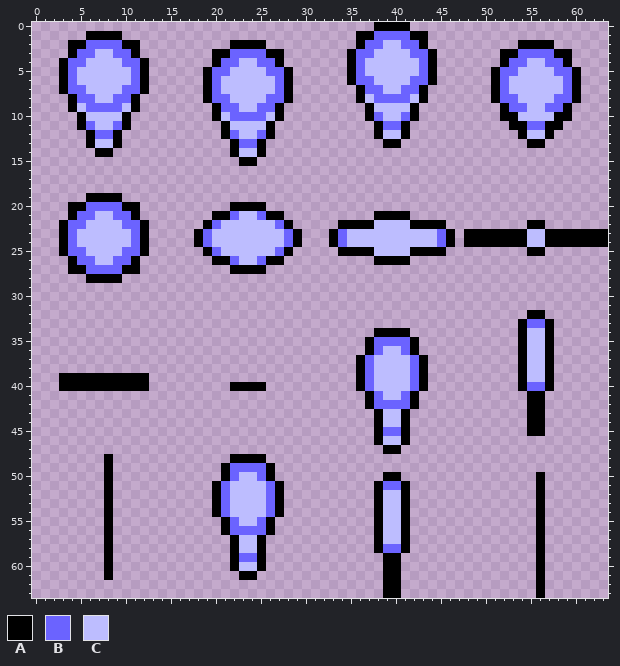
One commit to this pixel-art sprite: Assets/Graphics/Sprites/Collectible/Nanoblip/Nanoblip.png. Above: the version before the commit.
The file is 64x64 pixels.
Palette (. is transparent): A #000000  B #6b63ff  C #bdbdff
Pixels before, first column x 3:
 0 ...................................AAAA......................
 1 ...AAAA..........................AABBBBAA....................
 2 .AABBBBAA..........AAAA..........ABBCCBBA..........AAAA......
 3 .ABBCCBBA........AABBBBAA.......ABBCCCCBBA.......AABBBBAA....
 4 ABBCCCCBBA.......ABBCCBBA.......ABCCCCCCBA.......ABBCCBBA....
 5 ABCCCCCCBA......ABBCCCCBBA......ABCCCCCCBA......ABBCCCCBBA...
 6 ABCCCCCCBA......ABCCCCCCBA......ABBCCCCBBA......ABCCCCCCBA...
 7 ABBCCCCBBA......ABCCCCCCBA.......ABBCCBBA.......ABCCCCCCBA...
 8 .ABBCCBBA.......ABBCCCCBBA.......ACBBBBCA.......ABBCCCCBBA...
 9 .ACBBBBCA........ABBCCBBA.........ACCCCA.........ABBCCBBA....
10 ..ACCCCA.........ACBBBBCA.........ABCCBA.........AACCCCAA....
11 ..ABCCBA..........ACCCCA...........ABBA...........AABBAA.....
12 ...ABBA...........ABCCBA...........ACCA............ACCA......
13 ...ACCA............ABBA.............AA..............AA.......
14 ....AA.............ACCA......................................
15 ....................AA.......................................
16 .............................................................
17 .............................................................
18 .............................................................
19 ...AAAA......................................................
20 .AABBBBAA..........AAAA......................................
21 .ABBCCBBA........AABCCBAA..........AAAA......................
22 ABBCCCCBBA......ABCCCCCCBA.....AAAACCCCAAAA.........AA.......
23 ABCCCCCCBA.....ABCCCCCCCCBA...ABCCCCCCCCCCBA.AAAAAAACCAAAAAAA
24 ABCCCCCCBA.....ABCCCCCCCCBA...ABCCCCCCCCCCBA.AAAAAAACCAAAAAAA
25 ABBCCCCBBA......ABCCCCCCBA.....AAAACCCCAAAA.........AA.......
26 .ABBCCBBA........AABCCBAA..........AAAA......................
27 .AABBBBAA..........AAAA......................................
28 ...AAAA......................................................
29 .............................................................
30 .............................................................
31 .............................................................
32 ....................................................AA.......
33 ...................................................ABBA......
34 ...................................AAAA............ACCA......
35 ..................................ABBBBA...........ACCA......
36 ..................................ABCCBA...........ACCA......
37 .................................ABCCCCBA..........ACCA......
38 .................................ABCCCCBA..........ACCA......
39 AAAAAAAAAA.......................ABCCCCBA..........ACCA......
40 AAAAAAAAAA.........AAAA..........ABCCCCBA..........ABBA......
41 ..................................ABCCBA............AA.......
42 ..................................ABBBBA............AA.......
43 ...................................ACCA.............AA.......
44 ...................................ACCA.............AA.......
45 ...................................ABBA.............AA.......
46 ...................................ACCA......................
47 ....................................AA.......................
48 .....A.............AAAA......................................
49 .....A............ABBBBA.....................................
50 .....A............ABCCBA............AA...............A.......
51 .....A...........ABCCCCBA..........ABBA..............A.......
52 .....A...........ABCCCCBA..........ACCA..............A.......
53 .....A...........ABCCCCBA..........ACCA..............A.......
54 .....A...........ABCCCCBA..........ACCA..............A.......
55 .....A............ABCCBA...........ACCA..............A.......
56 .....A............ABBBBA...........ACCA..............A.......
57 .....A.............ACCA............ACCA..............A.......
58 .....A.............ACCA............ABBA..............A.......
59 .....A.............ABBA.............AA...............A.......
60 .....A.............ACCA.............AA...............A.......
61 .....A..............AA..............AA...............A.......
62 ....................................AA...............A.......
63 ....................................AA...............A.......
After the commit:
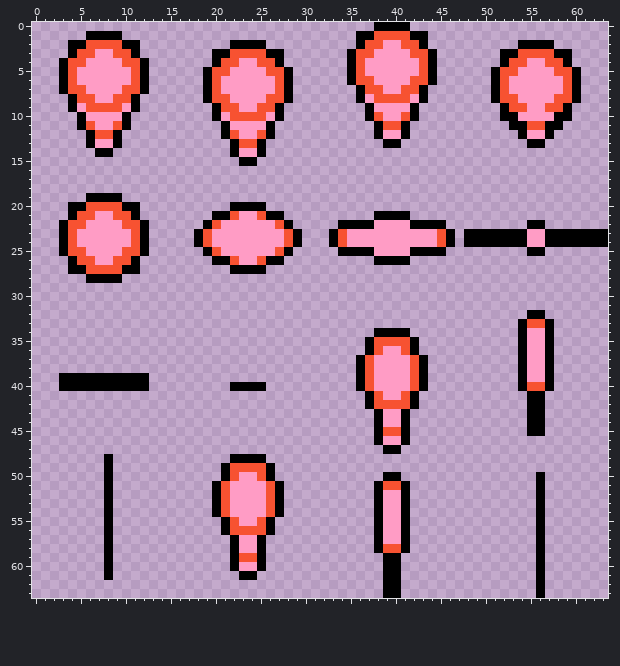
The exact change:
colour B: #6b63ff -> #f75231
colour C: #bdbdff -> #ff9cc5
